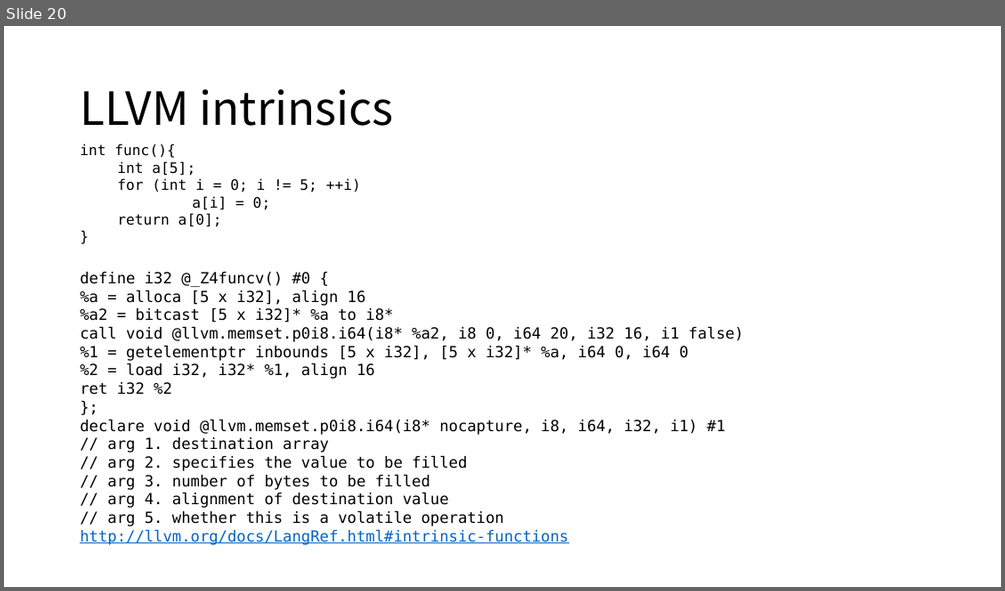
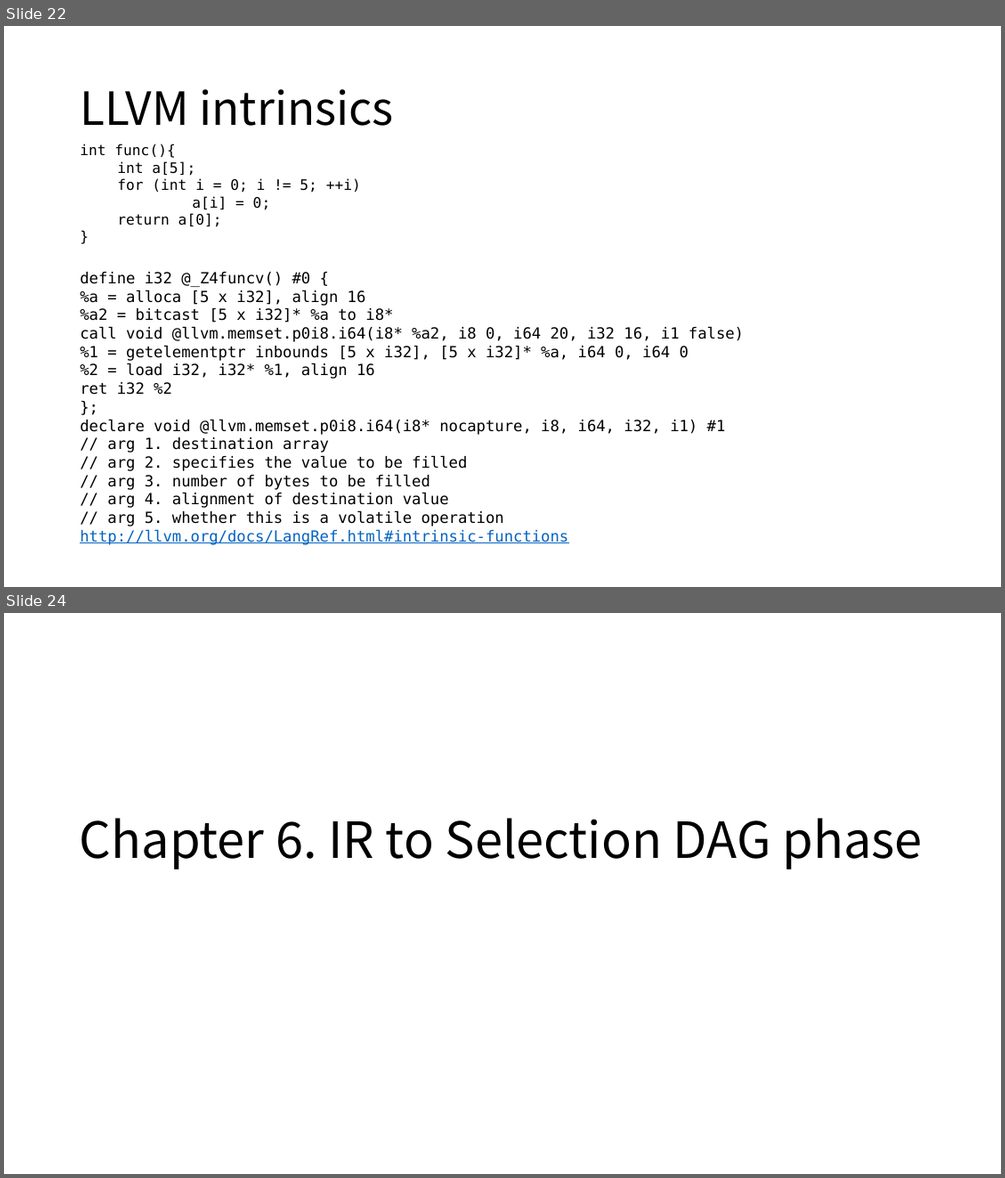
Before and after one commit to xiazhiqian/PPT-Work, a slide deck: LLVM Notes.pptx. Shown one above the other, each under a label of ours: slide 20 before the commit, slides 22 and 24 after it; the slides between them are not shown. The pictures are 1005x591 and 1005x1178 pixels, drawn with LibreOffice and Linux fonts; fonts in the diff are those of the drawing. Boxes give left, top, right and bottom in pixels: in the first picture for what was removed or moved away, otherwise in the second. Text is boxed around its words. In the diff, an @@ line names an element or a change of style, - is before the commit and + after.

```diff
--- a/LLVM Notes.pptx
+++ b/LLVM Notes.pptx
@@ slide 24 added at box(4, 613, 1001, 1174), background #FFFFFF @@
@@ title added at box(80, 818, 922, 869), 48 pt, text #000000 @@
+Chapter 6. IR to Selection DAG phase
@@ what was slide 20 is now slide 22 @@
```
Also in this commit, not shown: 2 slides changed, 20 other slides added.
